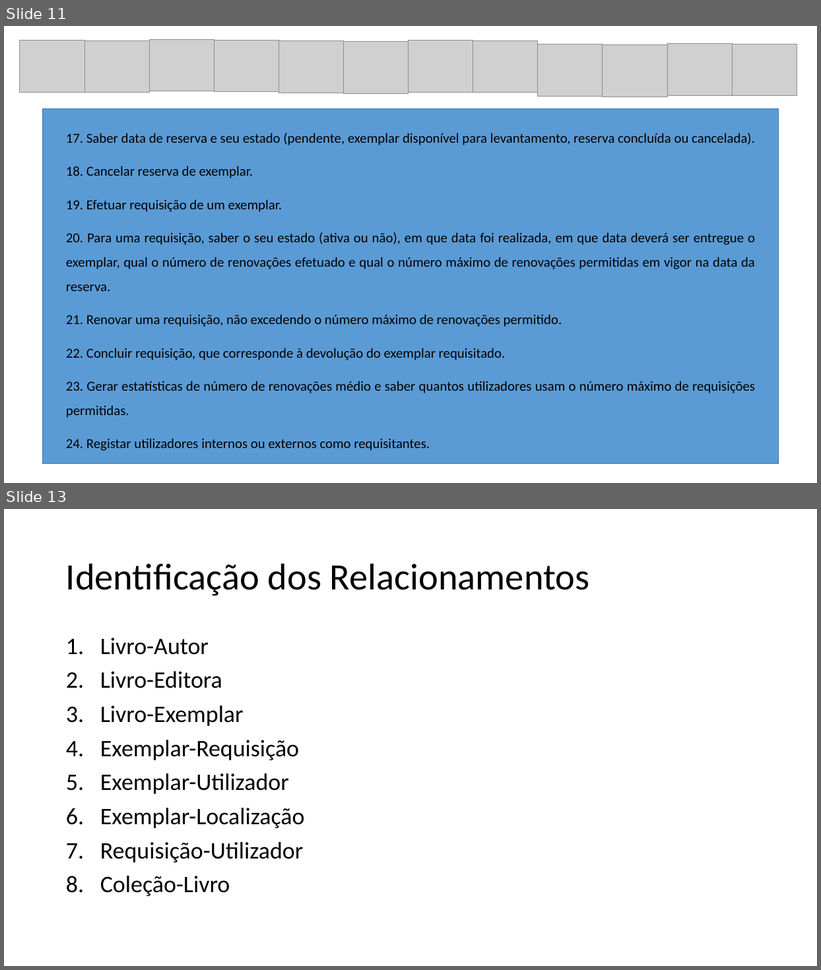
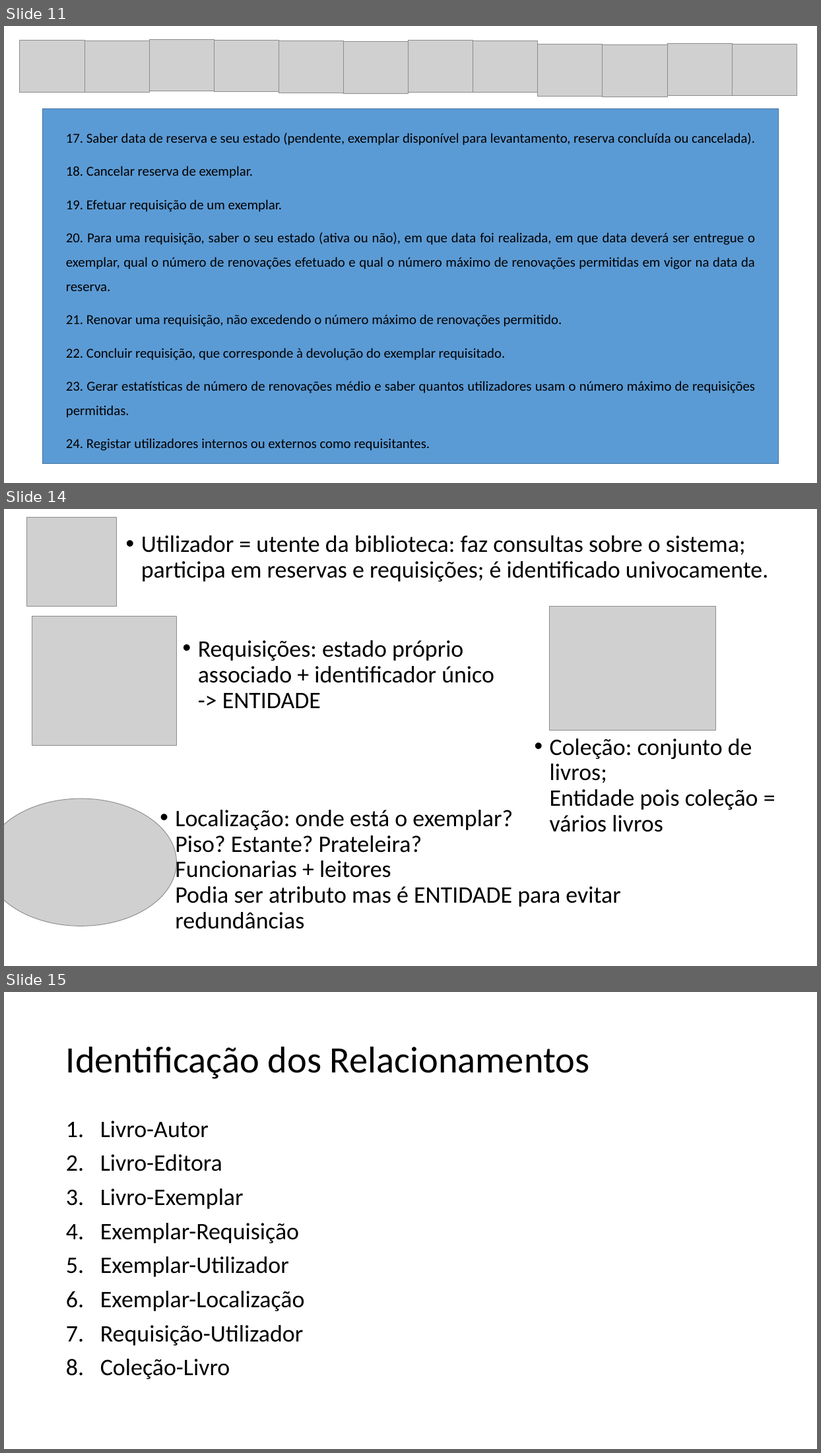
Before and after one commit to b-p3r/BD-1516, a slide deck: begininPP.pptx. Shown one above the other, each under a label of ours: slides 11 and 13 before the commit, slides 11, 14 and 15 after it; the slides between them are not shown. The pictures are 821x970 and 821x1453 pixels, drawn with LibreOffice and Linux fonts; fonts in the diff are those of the drawing; grey boxes stand for pictures. Boxes give left, top, right and bottom in pixels: in the first picture for what was removed or moved away, otherwise in the second. Text is boxed around its words. In the diff, an @@ line names an element or a change of style, - is before the commit and + after.

```diff
--- a/begininPP.pptx
+++ b/begininPP.pptx
@@ slide 14 added at (4, 509, 817, 966), background #FFFFFF @@
@@ picture added at (26, 518, 116, 607) @@
@@ text added at (141, 535, 768, 582), 28 pt, text #000000 @@
+• Utilizador = utente da biblioteca: faz consultas sobre o sistema; participa em reservas e requisições; é identificado univocamente.
@@ picture added at (549, 607, 716, 730) @@
@@ picture added at (32, 617, 177, 745) @@
@@ text added at (198, 640, 494, 708), 28 pt, text #000000 @@
+• Requisições: estado próprio associado + identificador único -> ENTIDADE
@@ text added at (550, 739, 758, 832), 28 pt, text #000000 @@
+• Coleção: conjunto de livros;
+  Entidade pois coleção = vários livros
@@ picture added at (4, 799, 177, 926) @@
@@ text added at (175, 810, 620, 929), 28 pt, text #000000 @@
+• Localização: onde está o exemplar?
+  Piso? Estante? Prateleira?
+  Funcionarias + leitores
+  Podia ser atributo mas é ENTIDADE para evitar redundâncias
@@ what was slide 13 is now slide 15 @@
```
Also in this commit, not shown: 1 slide changed, 3 other slides added.
